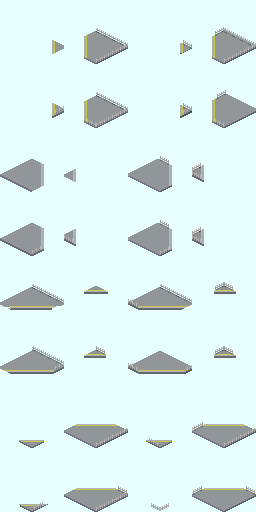
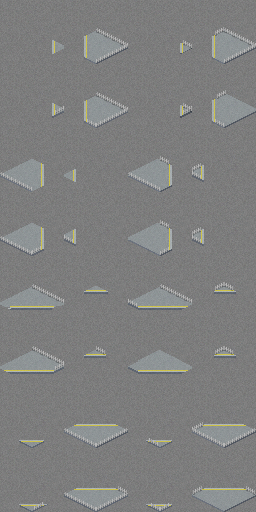
Two versions of the same layered image (w=256, h=512). Layer-by-layer changes:
renamed "Fence_F" to "Fence_B コピー", showed it, painted on it over [0, 128, 256, 512]
painted on "FS_F" over [128, 363, 137, 371]
removed layer "貼り付けられたレイヤー #6" from group "Fences_side" over [185, 365, 192, 372]
showed "貼り付けられたレイヤー コピー #1" over [0, 0, 256, 512]
painted on "[46]" over [146, 504, 172, 512]
painted on "[34a] コピー" over [136, 369, 192, 374]
showed "[32] コピー #1" over [138, 350, 182, 374]
showed "[38x]" over [138, 366, 182, 374]
